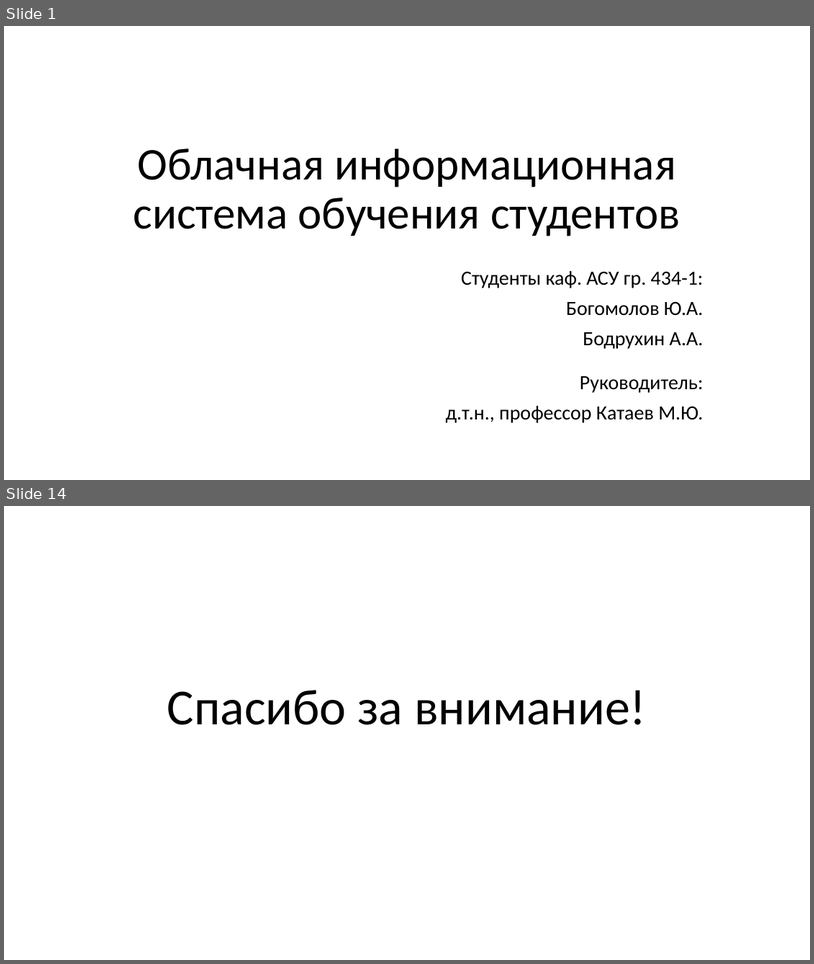
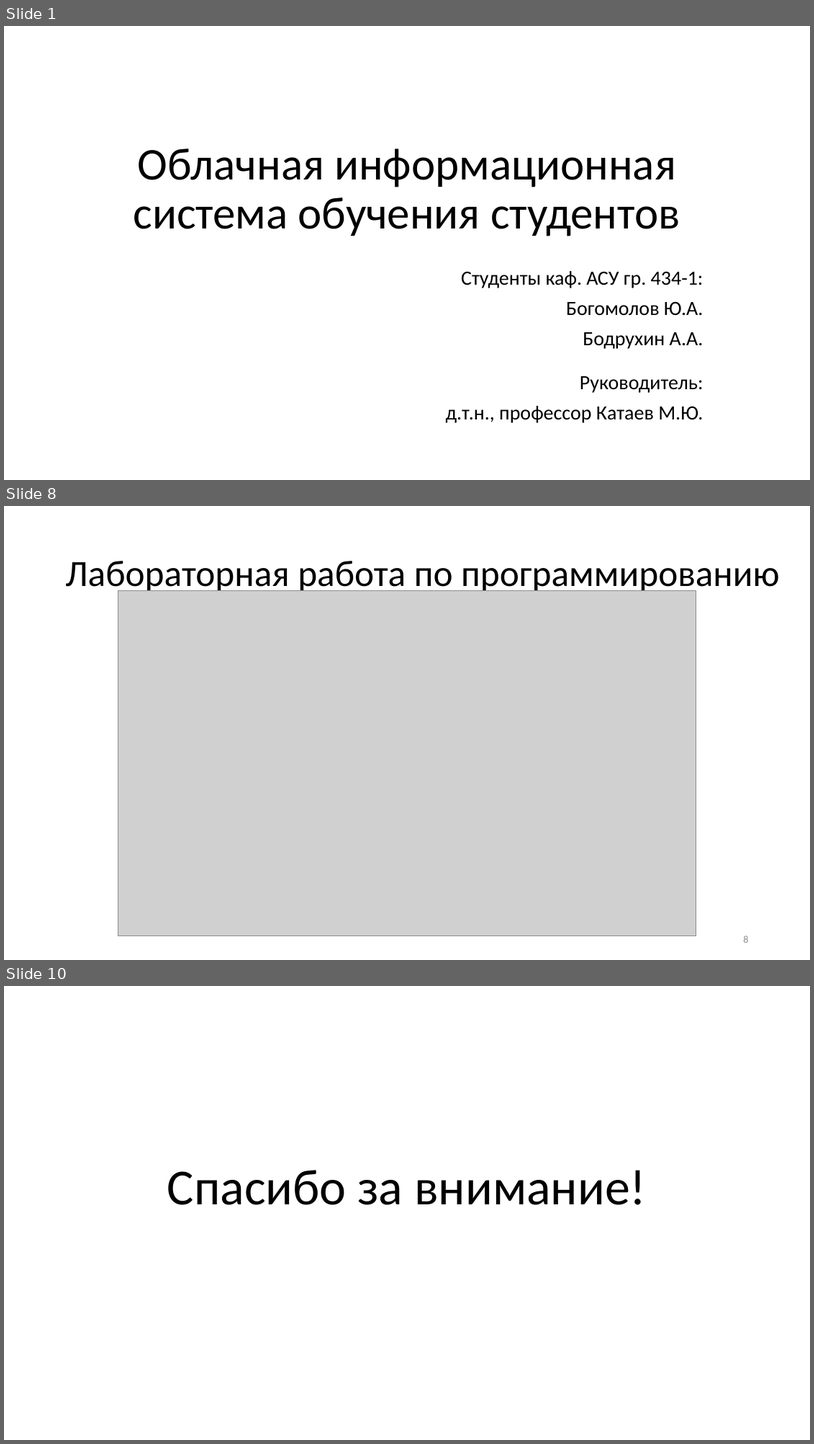
Before and after one commit to KerkDovan/GPO, a slide deck: Конференции/7. Научная сессия ТУСУР 2018/Выступление/Презентация.pptx. Shown one above the other, each under a label of ours: slides 1 and 14 before the commit, slides 1, 8 and 10 after it; the slides between them are not shown. The pictures are 814x964 and 814x1444 pixels, drawn with LibreOffice and Linux fonts; fonts in the diff are those of the drawing; grey boxes stand for pictures. Boxes give left, top, right and bottom in pixels: in the first picture for what was removed or moved away, otherwise in the second. Text is boxed around its words. In the diff, an @@ line names an element or a change of style, - is before the commit and + after.

```diff
--- a/Конференции/7. Научная сессия ТУСУР 2018/Выступление/Презентация.pptx
+++ b/Конференции/7. Научная сессия ТУСУР 2018/Выступление/Презентация.pptx
@@ slide 8 added at [4, 506, 810, 960], background #FFFFFF @@
@@ title added at [65, 561, 779, 595], 44 pt, text #000000 @@
+Лабораторная работа по программированию
@@ picture added at [118, 590, 697, 936] @@
@@ page number added at [743, 935, 748, 942], 12 pt, text #8C8C8C @@
+8
@@ what was slide 14 is now slide 10 @@
```
Also in this commit, not shown: 1 slide changed, 6 other slides added, 11 slides removed, 20 other files.
